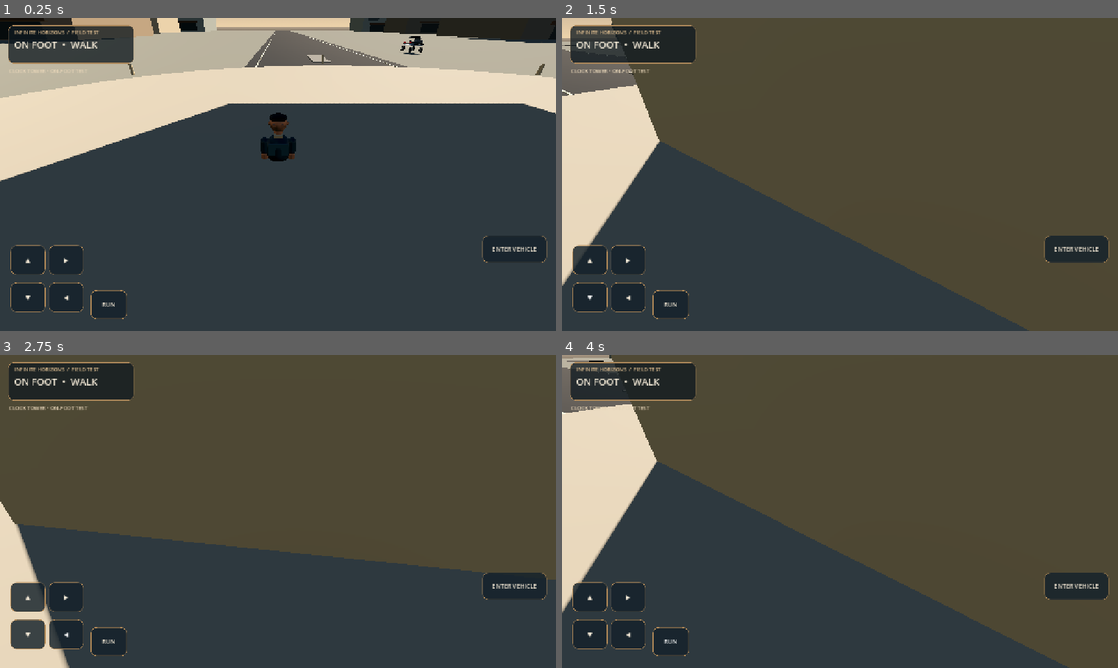
Above: before the commit, frames 1-4 (two rows, left to right).
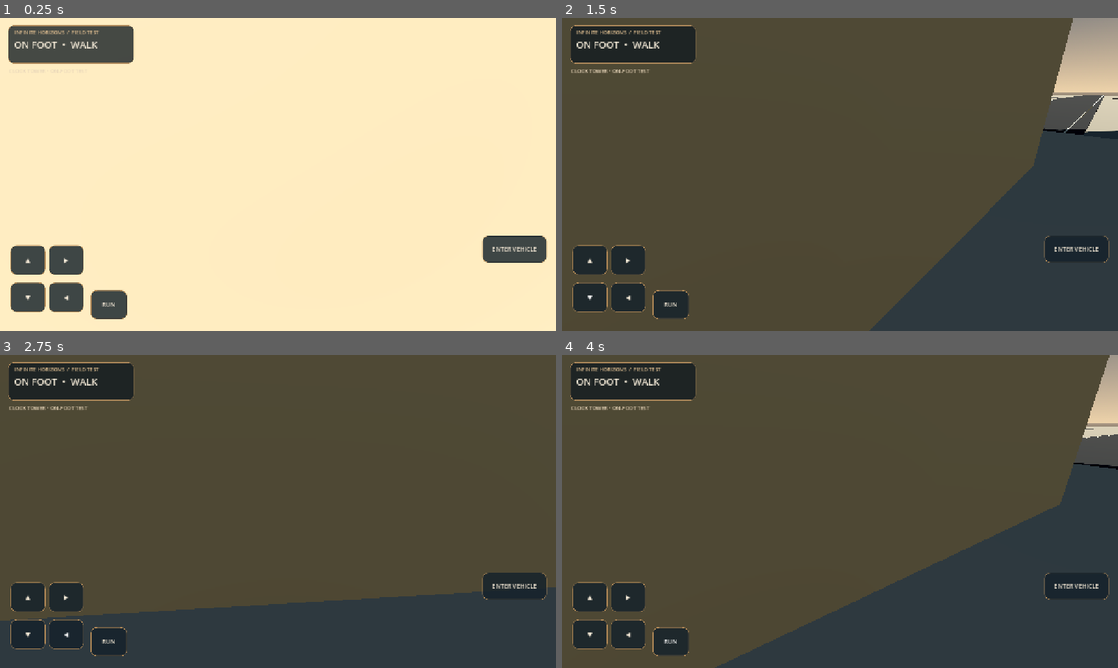
Above: after the commit, the same moments.

Repository: strideproject77-lgtm/Hill-Climb
Game: Godot game, scene res://scenes/main.tscn
Two runs of this game, one before a commit and one after it. Both use one fixed random seed, a clock stepped at 60 frames per second and the inputs below.
Inputs:
- Up to frame 1 (0.25 s): no input
- Up to frame 2 (1.5 s): click "▲" at 0.5 s; click "▼" at 1.25 s
- Up to frame 3 (2.75 s): click "◀" at 2 s
- Up to frame 4 (4 s): click "▶" at 2.75 s; click "RUN" at 3.5 s

The runs differ from the first frame. In frame 1, 83% of the frame differs, in the area x 0-100%, y 0-100%; in frame 2, 47%; in frame 3, 17%; in frame 4, 41%.

Commit message:
Refine third-person camera and hold-to-move touch input

Diff:
--- a/game/scripts/open_world.gd
+++ b/game/scripts/open_world.gd
@@ -13,6 +13,7 @@
 var driving := false
 var hud_root: Control
 var camera_distance := 6.8
+var held_controls: Dictionary = {}
 
 func _ready() -> void:
 	_setup_environment()
@@ -91,7 +92,7 @@
 func _update_player_camera(delta: float) -> void:
 	var target := player.global_position + Vector3.UP * 1.42
 	var forward := -player.global_transform.basis.z
-	var desired := target + forward * 6.4 + Vector3.UP * 2.65
+	var desired := target - forward * 6.4 + Vector3.UP * 2.65
 	follow_camera.global_position = follow_camera.global_position.lerp(desired, 1.0 - exp(-delta * 6.5))
 	follow_camera.look_at(target + forward * 1.8, Vector3.UP)
 
@@ -188,6 +189,7 @@
 	mode_label.text = "CLOCK TOWER • " + ("DRIVING TEST" if driving else "ON-FOOT TEST")
 
 func _on_button_down(name: String) -> void:
+	held_controls[name] = true
 	match name:
 		"forward","back","left","right","sprint":
 			_update_player_input()
@@ -198,6 +200,7 @@
 		"interact": _toggle_vehicle()
 
 func _on_button_up(name: String) -> void:
+	held_controls[name] = false
 	match name:
 		"forward","back","left","right","sprint":
 			_update_player_input()
@@ -206,9 +209,9 @@
 		"car_left","car_right": vehicle.set_drive_controls(vehicle.throttle_input,vehicle.brake_input,0.0)
 
 func _update_player_input() -> void:
-	var x := float(control_buttons["right"].button_pressed) - float(control_buttons["left"].button_pressed)
-	var y := float(control_buttons["back"].button_pressed) - float(control_buttons["forward"].button_pressed)
-	player.set_move_input(Vector2(x,y),control_buttons["sprint"].button_pressed)
+	var x := float(bool(held_controls.get("right",false))) - float(bool(held_controls.get("left",false)))
+	var y := float(bool(held_controls.get("back",false))) - float(bool(held_controls.get("forward",false)))
+	player.set_move_input(Vector2(x,y),bool(held_controls.get("sprint",false)))
 
 func _toggle_vehicle() -> void:
 	if not driving:
@@ -223,6 +226,8 @@
 	else:
 		driving = false
 		vehicle.set_drive_controls(0.0,1.0,0.0)
+		vehicle.linear_velocity = Vector3.ZERO
+		vehicle.angular_velocity = Vector3.ZERO
 		player.global_position = vehicle.global_position + vehicle.global_transform.basis.x * 2.4 + Vector3.UP * 0.2
 		player.velocity = Vector3.ZERO
 		player.visible = true
